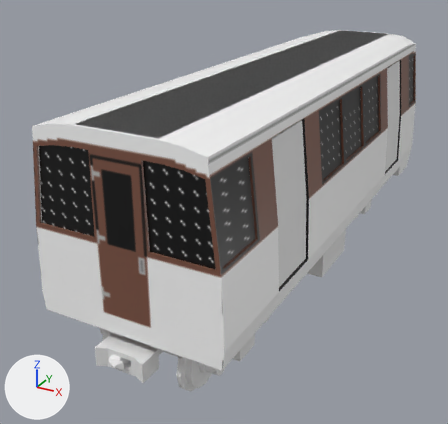
One commit to the Blender file 6000_series/blender/6000_series_locomotive.blend: the scene before it, then after it.
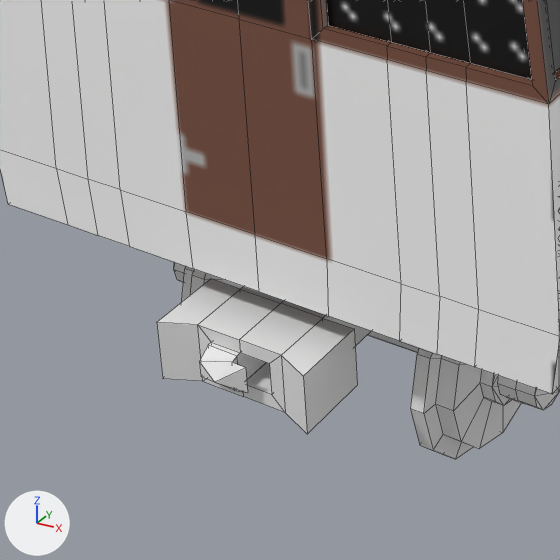
Each version appears first whole from a 50 mm lens placed at (29.9, -69.5, 35.6), pointed at (-5.3, -5.5, 3.6), and next in a close-up on the part from 10% to 50% of the width and 57% to 100% of the height. Lighting does not change. The marker at lower left points along +X, +Y and +Z. The close-ups show mesh edges as thin lines.

The first close-up shows 'Coupler', 'Undercarriage', 'Wagon Exterior', 'Wheels'.
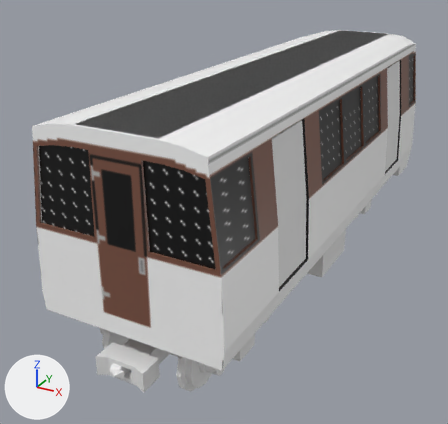
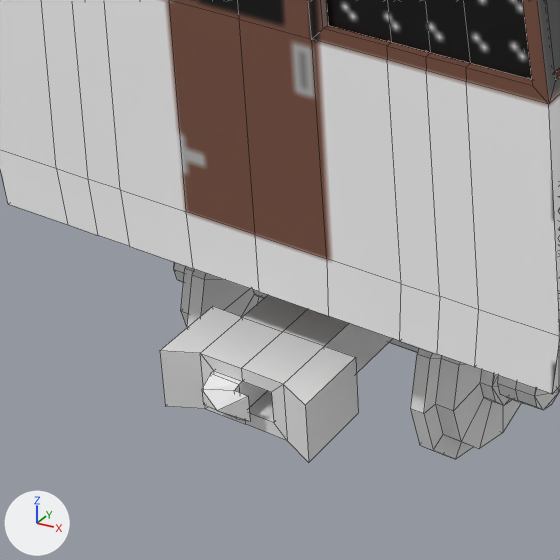
Commit message: Lowered coupler height on 6000-series to match the LRVs.

Location of each change, (x1, y1, x2, y2) in pixels of the close-ups (560 x 560 px):
```json
{"object": "Coupler", "change": "reshaped", "before": [157, 279, 371, 434], "after": [160, 295, 392, 462]}
```

Edits to the scene script, one JSON object a line:
```json
{"block": "me_cube_010", "where": "me_cube_010.from_pydata(...)  # 138 vertices, 136 faces; spans x -0.38..0.38, y -6.81..0.19, z 0.0..0.31"}
{"block": "me_cube_010", "where": "# used by ob_coupler; location = (0.0, 33.15, 0.0); scale = (10.0, 10.0, 10.0)"}
{"block": "me_cube_010", "change": "me_cube_010 part 1: all 59 vertices in x -0.38..0.38, y -6.81..-5.93, z 0.0..0.21 are moved by (0.0, 0.0, -0.1)"}
```
